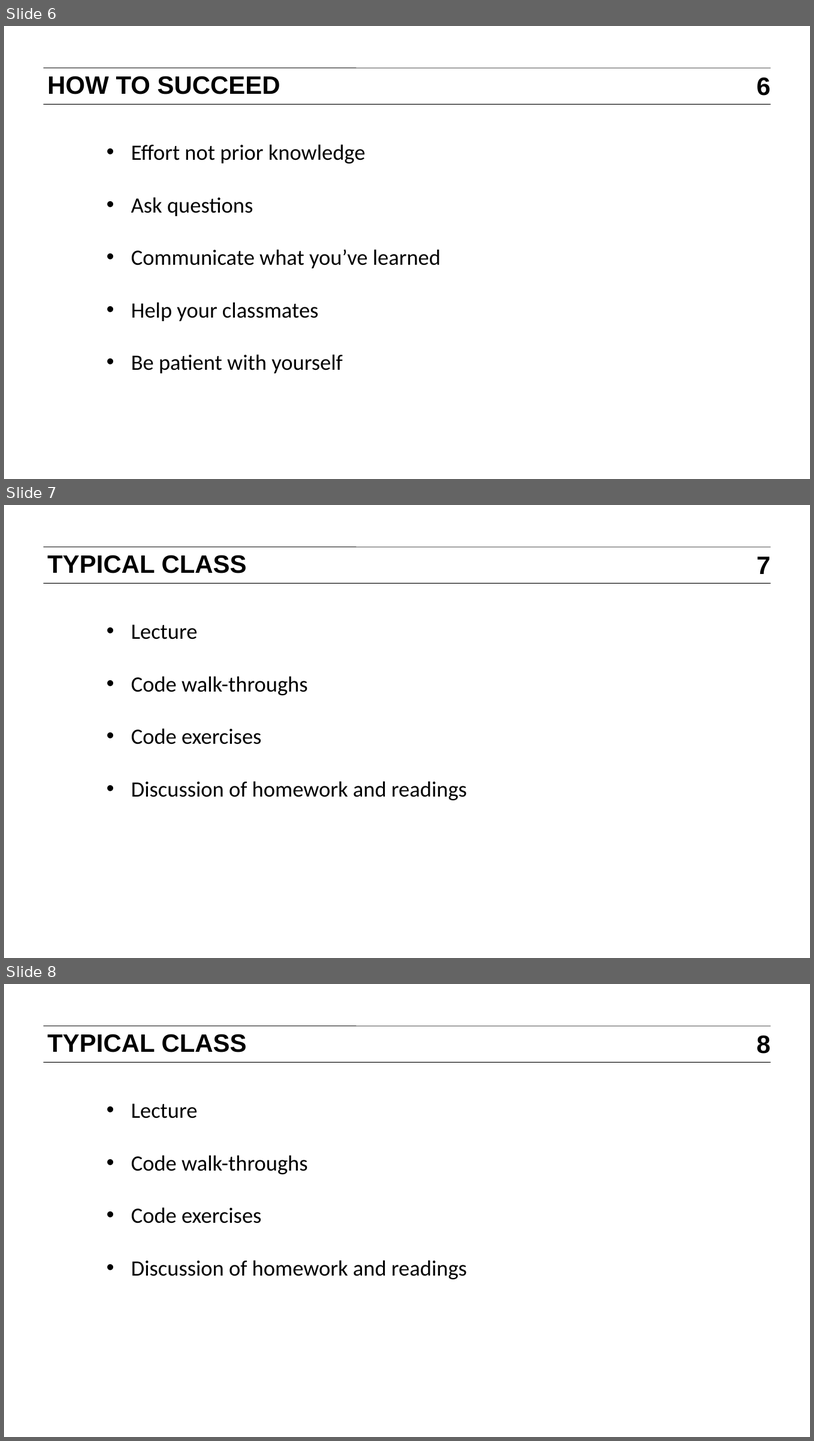
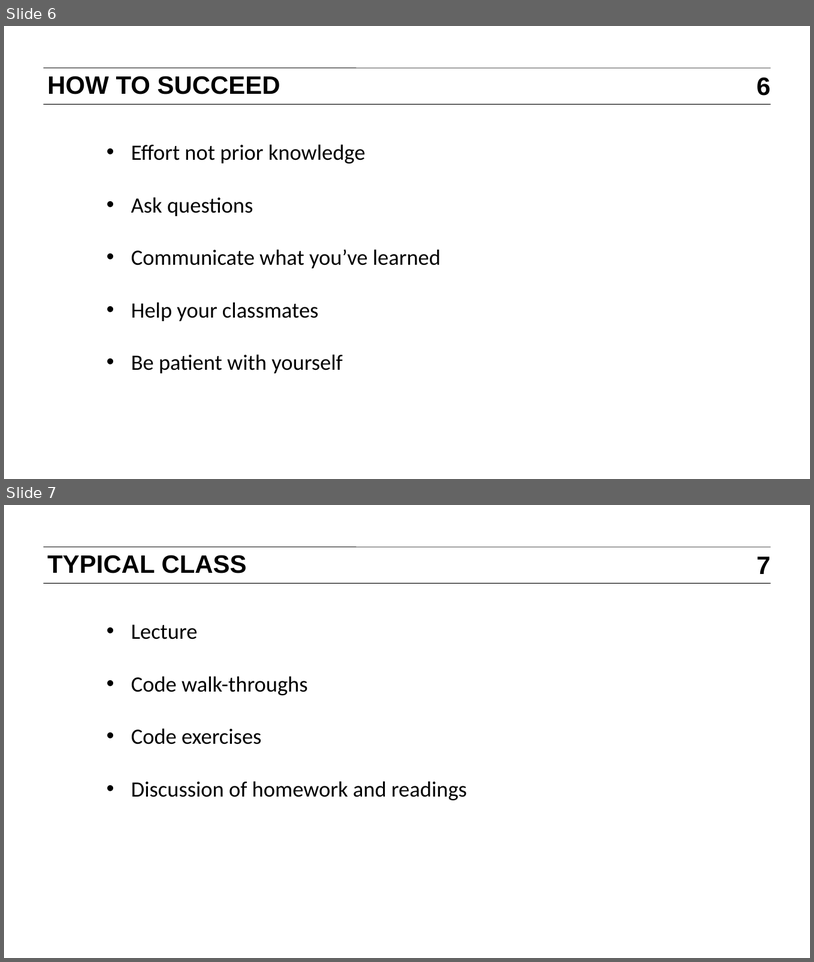
Before and after one commit to araveret/DAT6, a slide deck: slides/01_course_overview.pptx. Shown one above the other, each under a label of ours: slides 6, 7 and 8 before the commit, slides 6 and 7 after it. The pictures are 814x1441 and 814x962 pixels, drawn with LibreOffice and Linux fonts; fonts in the diff are those of the drawing. Boxes give left, top, right and bottom in pixels: in the first picture for what was removed or moved away, otherwise in the second. Text is boxed around its words. In the diff, an @@ line names an element or a change of style, - is before the commit and + after.

```diff
--- a/slides/01_course_overview.pptx
+++ b/slides/01_course_overview.pptx
@@ slide 7 removed at <box>4,505,810,958</box>, background #FFFFFF; not listed: 2 template elements that a slide beside it also shows @@
@@ text removed at <box>47,555,247,573</box> @@
-TYPICAL CLASS
@@ page number removed at <box>757,557,771,574</box> @@
-7
@@ text removed at <box>131,624,467,801</box> @@
-• Lecture
-• Code walk-throughs
-• Code exercises
-• Discussion of homework and readings
@@ what was slide 8 is now slide 7 @@
@@ page number at <box>757,557,771,574</box>: text changed @@
-8
+7
```
Also in this commit, not shown: 1 slide changed, 2 other files.
